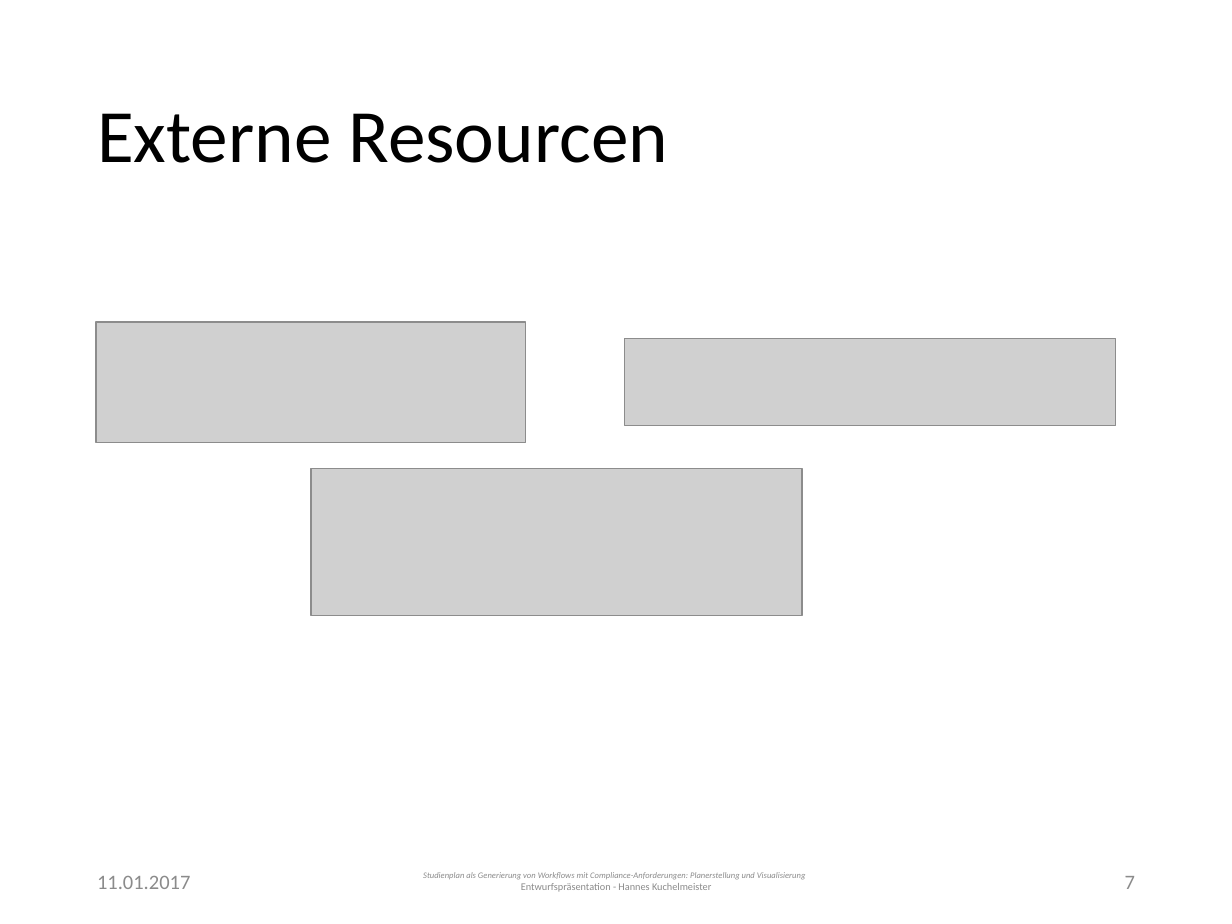
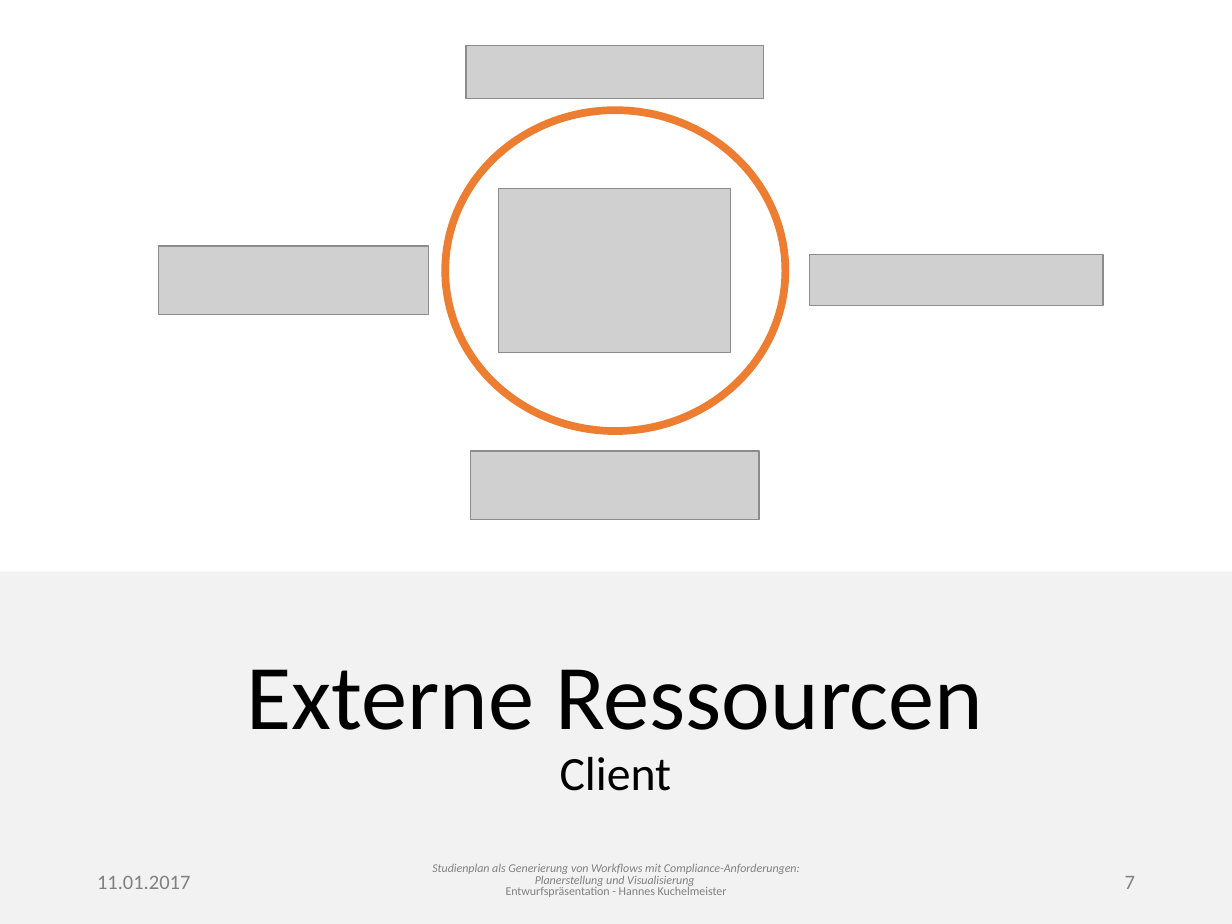
Before and after one commit to PSE-WS1617-IPD-Workflow/PSE_WS1617_IPD_Boehm_Studienplan, a slide deck: slide 7 of Entwurf/Presentation.pptx. Drawn at 1232x924 pixels with LibreOffice and Linux fonts; fonts in the diff are those of the drawing; grey boxes stand for pictures. Boxes give left, top, right and bottom in pixels: in the first picture for what was removed or moved away, otherwise in the second. Text is boxed around its words. In the diff, an @@ line names an element or a change of style, - is before the commit and + after.

Commit message:
finished Externe Ressourcen

```diff
--- a/Entwurf/Presentation.pptx
+++ b/Entwurf/Presentation.pptx
@@ picture: place and size @@
-picture at box(625, 339, 1116, 426)
+picture at box(466, 46, 763, 99)
@@ title removed at box(97, 113, 668, 163) @@
-Externe Resourcen
@@ group added at box(159, 110, 1103, 520): 4 pictures, 1 ellipse @@
@@ picture removed at box(96, 322, 526, 442) @@
@@ picture removed at box(310, 468, 802, 616) @@
@@ rectangle added at box(0, 572, 1232, 924), fill #F2F2F2 @@
@@ title added at box(247, 669, 983, 791), 54 pt, text #000000 @@
+Externe Ressourcen
+Client
@@ text "Studienplan als Generierung von Workflows ..." at box(432, 864, 800, 897): size 5 to 7 pt in "Studienplan als Generierung von Workflows mit Compliance-Anf ..."; text colour #8C8C8C to #808080; size 6 to 7 pt in "Entwurfspräsentation - Hannes Kuchelmeister"; line spacing 1 to 0.8 @@
```
Also in this commit, not shown: 1 slide added.
